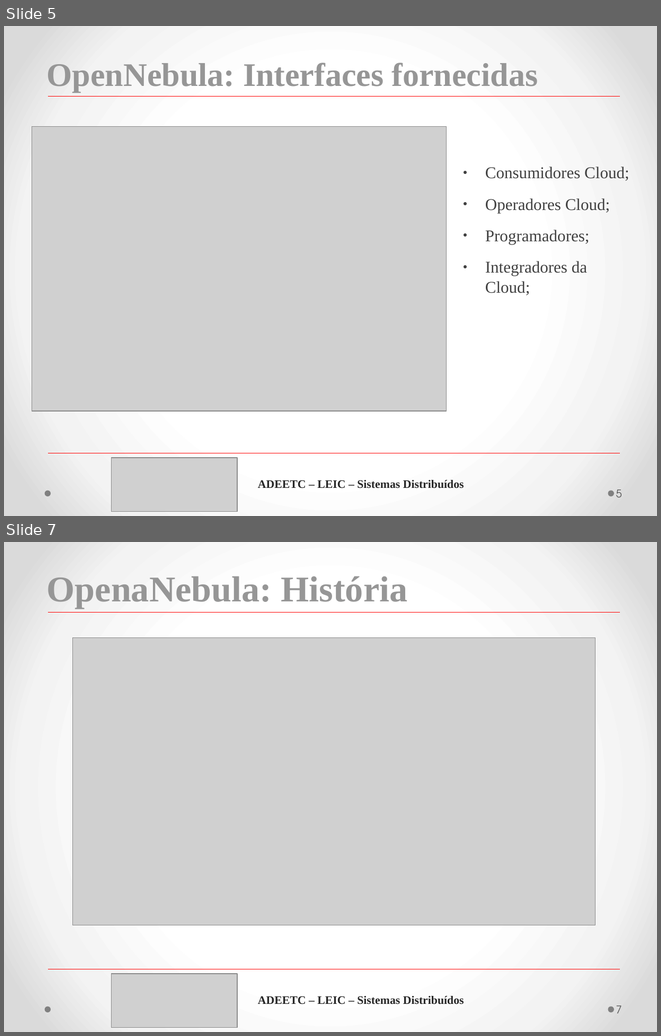
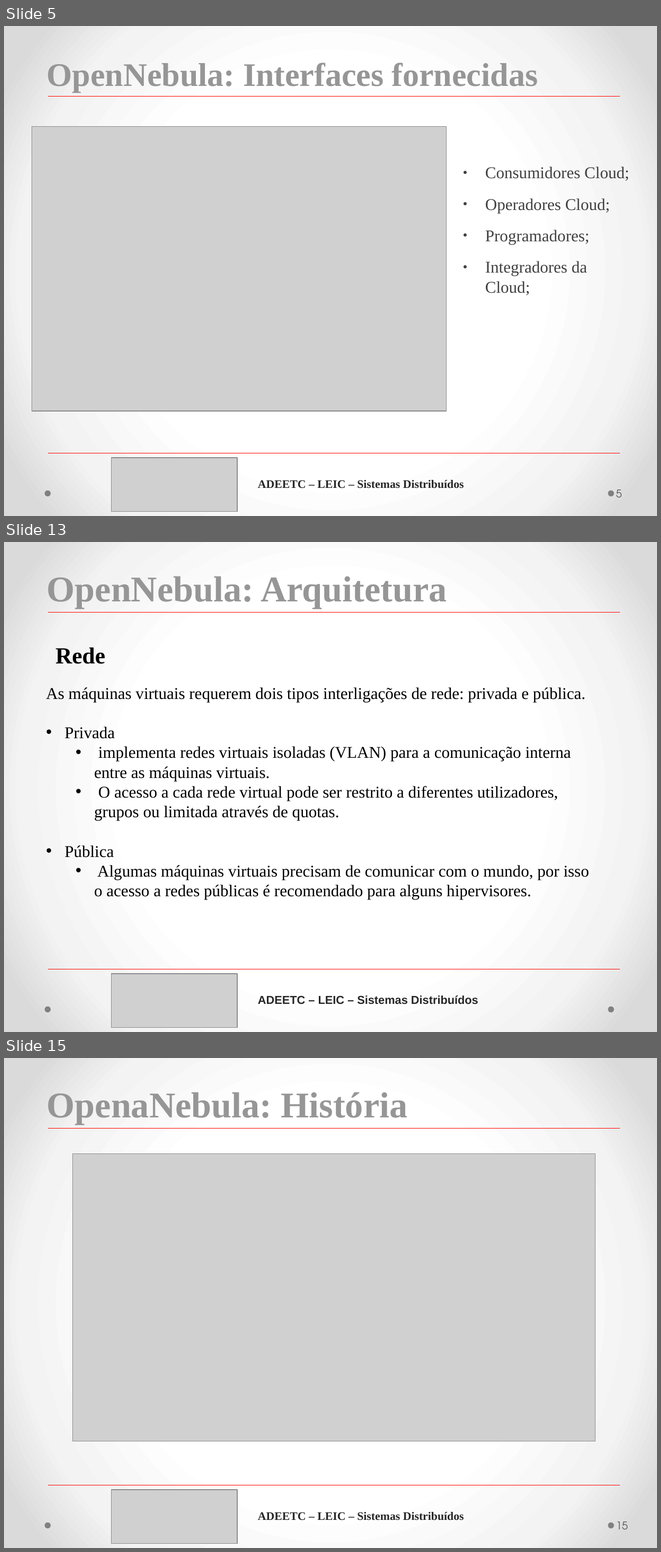
Before and after one commit to MFDM/SD, a slide deck: T2/Apresentação-T2.pptx. Shown one above the other, each under a label of ours: slides 5 and 7 before the commit, slides 5, 13 and 15 after it; the slides between them are not shown. The pictures are 661x1036 and 661x1552 pixels, drawn with LibreOffice and Linux fonts; fonts in the diff are those of the drawing; grey boxes stand for pictures. Boxes give left, top, right and bottom in pixels: in the first picture for what was removed or moved away, otherwise in the second. Text is boxed around its words. In the diff, an @@ line names an element or a change of style, - is before the commit and + after.

```diff
--- a/T2/Apresentação-T2.pptx
+++ b/T2/Apresentação-T2.pptx
@@ slide 13 added at box(4, 542, 657, 1032), background gradient #FFFFFF to #F4F4F4 to #DADADA; not listed: 2 template elements that a slide beside it also shows @@
@@ text added at box(47, 576, 447, 608), 44 pt, text #969696, bold @@
+OpenNebula: Arquitetura
@@ line added from (49, 612) to (620, 612), #FF0000 0 pt @@
@@ text added at box(55, 647, 105, 664), 28 pt, text #000000, bold @@
+Rede
@@ text added at box(46, 687, 589, 899), 20 pt, text #000000 @@
+As máquinas virtuais requerem dois tipos interligações de rede: privada e pública.
+• Privada
+  • implementa redes virtuais isoladas (VLAN) para a comunicação interna entre as máquinas virtuais.
+  • O acesso a cada rede virtual pode ser restrito a diferentes utilizadores, grupos ou limitada através de quotas.
+• Pública
+  • Algumas máquinas virtuais precisam de comunicar com o mundo, por isso o acesso a redes públicas é recomendado para alguns hipervisores.
@@ line added from (49, 969) to (620, 969), #FF0000 0 pt @@
@@ picture added at box(111, 973, 237, 1026) @@
@@ text added at box(258, 995, 478, 1004), 14 pt, text #262626, bold @@
+ADEETC – LEIC – Sistemas Distribuídos
@@ what was slide 7 is now slide 15 @@
@@ page number at box(616, 1521, 628, 1529): text changed @@
-7
+15
```
Also in this commit, not shown: 1 slide changed, 7 other slides added, 1 other file.
